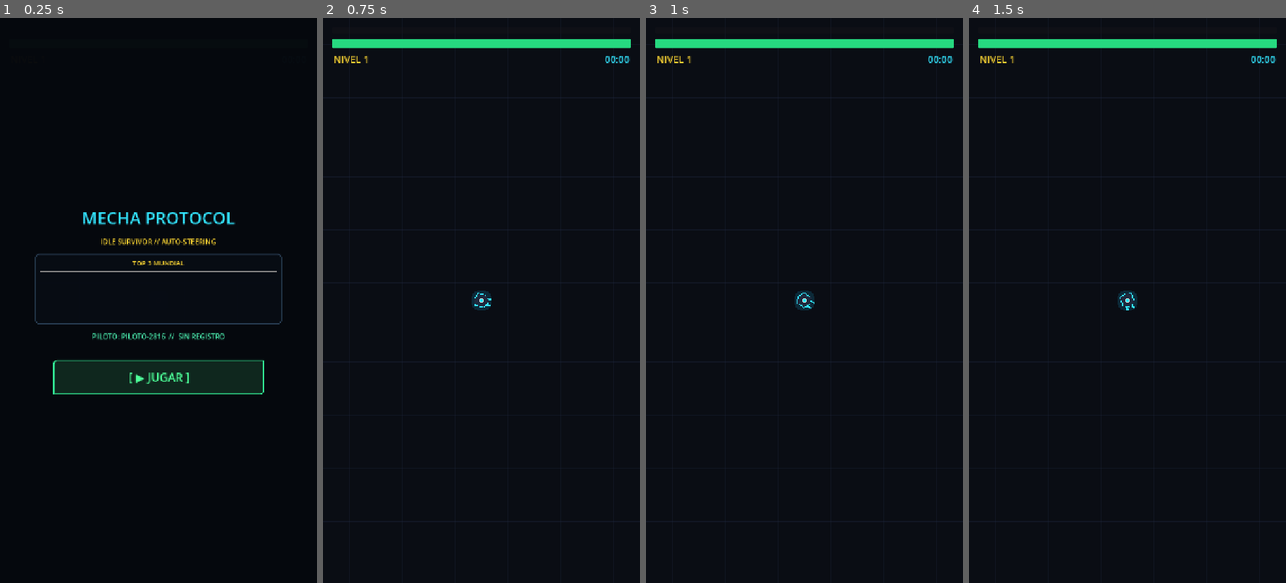
Above: before the commit, frames 1-4 (left to right).
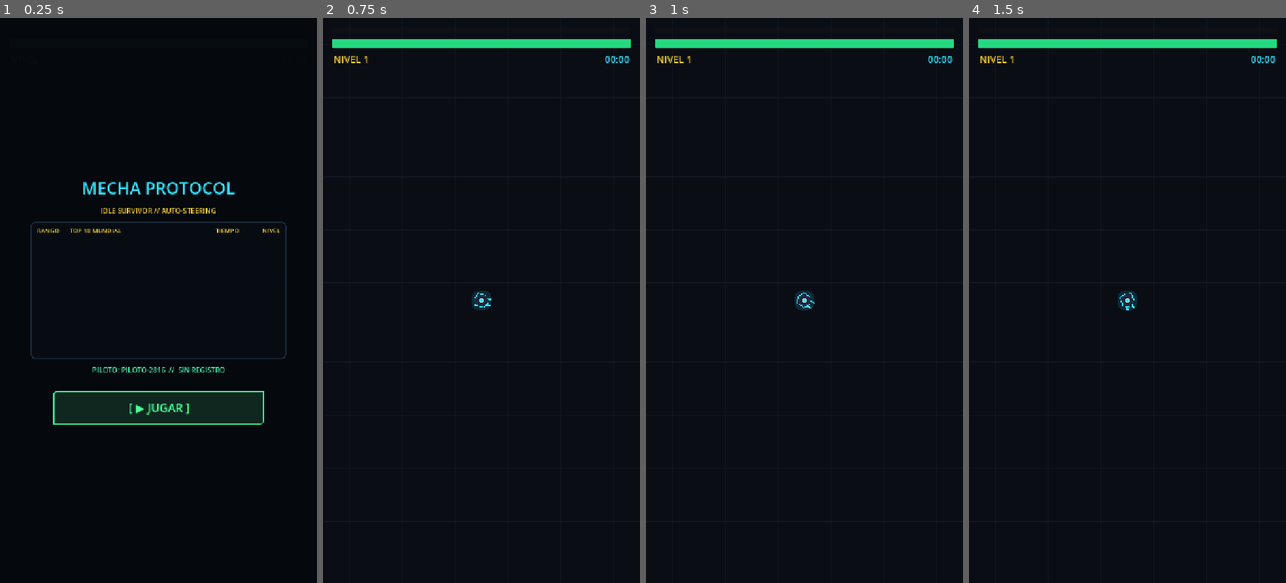
Above: after the commit, the same moments.

Repository: jonathanduranr/mecha-protocol
Game: Godot game, scene res://scenes/main.tscn
Two runs of this game, one before a commit and one after it. Both use one fixed random seed, a clock stepped at 60 frames per second and the inputs below.
Inputs (mouse positions are in pixels of both pictures, inside the frame that each line leads up to):
- Up to frame 1 (0.25 s): no input
- Up to frame 2 (0.75 s): click "[ ▶ JUGAR ]" at 0.5 s
- Up to frame 3 (1 s): no input
- Up to frame 4 (1.5 s): tap Enter at 1.25 s; move the mouse to (1197, 272) at 1.27 s; click (1197, 272) at 1.42 s

The runs differ from the first frame. In frame 1, 11% of the frame differs, in the area x 9-91%, y 29-72%; in frame 2, nothing differs; in frame 3, nothing differs; in frame 4, nothing differs.

Commit message:
feat: classic GAME OVER title, top 10 on start & game over with gold silver bronze medals

Diff:
--- a/scenes/ui/hud.tscn
+++ b/scenes/ui/hud.tscn
@@ -221,8 +221,8 @@
 [node name="TitleLabel" type="Label" parent="GameOverPanel/CenterContainer/VBoxContainer"]
 layout_mode = 2
 theme_override_colors/font_color = Color(1, 0.2, 0.35, 1)
-theme_override_font_sizes/font_size = 32
-text = "// SISTEMA CRÍTICO //"
+theme_override_font_sizes/font_size = 40
+text = "GAME OVER"
 horizontal_alignment = 1
 
 [node name="SubTitleLabel" type="Label" parent="GameOverPanel/CenterContainer/VBoxContainer"]
@@ -276,7 +276,7 @@
 horizontal_alignment = 1
 
 [node name="LeaderboardPanel" type="PanelContainer" parent="GameOverPanel/CenterContainer/VBoxContainer"]
-custom_minimum_size = Vector2(580, 270)
+custom_minimum_size = Vector2(580, 310)
 layout_mode = 2
 theme_override_styles/panel = SubResource("StyleBoxFlat_board")
 
@@ -288,7 +288,7 @@
 layout_mode = 2
 
 [node name="H_Rank" type="Label" parent="GameOverPanel/CenterContainer/VBoxContainer/LeaderboardPanel/BoardVBox/BoardHeader"]
-custom_minimum_size = Vector2(65, 0)
+custom_minimum_size = Vector2(70, 0)
 layout_mode = 2
 theme_override_colors/font_color = Color(1, 0.85, 0.2, 1)
 theme_override_font_sizes/font_size = 14
@@ -350,7 +350,7 @@
 
 [node name="VBoxContainer" type="VBoxContainer" parent="StartPanel/CenterContainer"]
 layout_mode = 2
-theme_override_constants/separation = 16
+theme_override_constants/separation = 14
 
 [node name="TitleLabel" type="Label" parent="StartPanel/CenterContainer/VBoxContainer"]
 layout_mode = 2
@@ -367,27 +367,53 @@
 horizontal_alignment = 1
 
 [node name="LeaderboardPanel" type="PanelContainer" parent="StartPanel/CenterContainer/VBoxContainer"]
-custom_minimum_size = Vector2(560, 160)
+custom_minimum_size = Vector2(580, 310)
 layout_mode = 2
 theme_override_styles/panel = SubResource("StyleBoxFlat_board")
 
 [node name="BoardVBox" type="VBoxContainer" parent="StartPanel/CenterContainer/VBoxContainer/LeaderboardPanel"]
 layout_mode = 2
-theme_override_constants/separation = 6
-
-[node name="HeaderLabel" type="Label" parent="StartPanel/CenterContainer/VBoxContainer/LeaderboardPanel/BoardVBox"]
-layout_mode = 2
-theme_override_colors/font_color = Color(1, 0.85, 0.2, 1)
-theme_override_font_sizes/font_size = 15
-text = "TOP 3 MUNDIAL"
-horizontal_alignment = 1
+theme_override_constants/separation = 4
+
+[node name="BoardHeader" type="HBoxContainer" parent="StartPanel/CenterContainer/VBoxContainer/LeaderboardPanel/BoardVBox"]
+layout_mode = 2
+
+[node name="H_Rank" type="Label" parent="StartPanel/CenterContainer/VBoxContainer/LeaderboardPanel/BoardVBox/BoardHeader"]
+custom_minimum_size = Vector2(70, 0)
+layout_mode = 2
+theme_override_colors/font_color = Color(1, 0.85, 0.2, 1)
+theme_override_font_sizes/font_size = 14
+text = "RANGO"
+
+[node name="H_Name" type="Label" parent="StartPanel/CenterContainer/VBoxContainer/LeaderboardPanel/BoardVBox/BoardHeader"]
+layout_mode = 2
+size_flags_horizontal = 3
+theme_override_colors/font_color = Color(1, 0.85, 0.2, 1)
+theme_override_font_sizes/font_size = 14
+text = "TOP 10 MUNDIAL"
+
+[node name="H_Time" type="Label" parent="StartPanel/CenterContainer/VBoxContainer/LeaderboardPanel/BoardVBox/BoardHeader"]
+custom_minimum_size = Vector2(90, 0)
+layout_mode = 2
+theme_override_colors/font_color = Color(1, 0.85, 0.2, 1)
+theme_override_font_sizes/font_size = 14
+text = "TIEMPO"
+horizontal_alignment = 1
+
+[node name="H_Level" type="Label" parent="StartPanel/CenterContainer/VBoxContainer/LeaderboardPanel/BoardVBox/BoardHeader"]
+custom_minimum_size = Vector2(70, 0)
+layout_mode = 2
+theme_override_colors/font_color = Color(1, 0.85, 0.2, 1)
+theme_override_font_sizes/font_size = 14
+text = "NIVEL"
+horizontal_alignment = 2
 
 [node name="HSeparator" type="HSeparator" parent="StartPanel/CenterContainer/VBoxContainer/LeaderboardPanel/BoardVBox"]
 layout_mode = 2
 
 [node name="StartRowsContainer" type="VBoxContainer" parent="StartPanel/CenterContainer/VBoxContainer/LeaderboardPanel/BoardVBox"]
 layout_mode = 2
-theme_override_constants/separation = 5
+theme_override_constants/separation = 3
 
 [node name="PersonalBestLabel" type="Label" parent="StartPanel/CenterContainer/VBoxContainer"]
 layout_mode = 2
@@ -397,11 +423,11 @@
 horizontal_alignment = 1
 
 [node name="Spacer" type="Control" parent="StartPanel/CenterContainer/VBoxContainer"]
-custom_minimum_size = Vector2(0, 10)
+custom_minimum_size = Vector2(0, 8)
 layout_mode = 2
 
 [node name="StartButton" type="Button" parent="StartPanel/CenterContainer/VBoxContainer"]
-custom_minimum_size = Vector2(480, 78)
+custom_minimum_size = Vector2(480, 76)
 layout_mode = 2
 size_flags_horizontal = 4
 theme_override_styles/normal = SubResource("StyleBoxFlat_btn_start")
--- a/scripts/hud.gd
+++ b/scripts/hud.gd
@@ -5,6 +5,10 @@
 const API_BASE_URL: String = "https://mecha-leaderboard.jonathanduran.workers.dev"
 const SAVE_PATH: String = "user://pilot_profile.json"
 const SECRET_SALT: String = "mp_cyber_core_sig_99x8172b"
+
+const MEDAL_GOLD := preload("res://assets/ui/medal_gold.png")
+const MEDAL_SILVER := preload("res://assets/ui/medal_silver.png")
+const MEDAL_BRONZE := preload("res://assets/ui/medal_bronze.png")
 
 @onready var health_bar: ProgressBar = $TopBar/HealthBar
 @onready var xp_bar: ProgressBar = $TopBar/XPBar
@@ -320,10 +324,10 @@
 	status_label.add_theme_color_override("font_color", Color(1.0, 0.5, 0.4))
 
 func render_leaderboard(all_rows: Array) -> void:
-	# Podio de inicio: Top 3
-	populate_board_container(start_rows_container, all_rows, 3)
-	# Tabla de Game Over: Top 7
-	populate_board_container(rows_container, all_rows, 7)
+	# Podio de inicio: Top 10
+	populate_board_container(start_rows_container, all_rows, 10)
+	# Tabla de Game Over: Top 10
+	populate_board_container(rows_container, all_rows, 10)
 
 	# Verificar si el usuario figura en la lista para actualizar su récord
 	for i in range(all_rows.size()):
@@ -368,27 +372,44 @@
 
 		var row_hbox := HBoxContainer.new()
 		row_hbox.custom_minimum_size = Vector2(0, 24)
+		row_hbox.add_theme_constant_override("separation", 4)
+
+		# Contenedor de Rango con Medalla para Top 3
+		var rank_box := HBoxContainer.new()
+		rank_box.custom_minimum_size = Vector2(70, 0)
+		rank_box.add_theme_constant_override("separation", 4)
+
+		var medal_rect := TextureRect.new()
+		medal_rect.custom_minimum_size = Vector2(18, 18)
+		medal_rect.size_flags_vertical = Control.SIZE_SHRINK_CENTER
+		medal_rect.stretch_mode = TextureRect.STRETCH_KEEP_ASPECT_CENTERED
 
 		var rank_lbl := Label.new()
-		rank_lbl.custom_minimum_size = Vector2(55, 0)
 		var rank_text := ""
 		var rank_color := Color(0.65, 0.72, 0.82)
 
 		if rank_num == 1:
+			medal_rect.texture = MEDAL_GOLD
 			rank_text = "#1"
 			rank_color = Color(1.0, 0.85, 0.2)
 		elif rank_num == 2:
+			medal_rect.texture = MEDAL_SILVER
 			rank_text = "#2"
-			rank_color = Color(0.85, 0.9, 0.98)
+			rank_color = Color(0.88, 0.92, 0.98)
 		elif rank_num == 3:
+			medal_rect.texture = MEDAL_BRONZE
 			rank_text = "#3"
-			rank_color = Color(1.0, 0.62, 0.35)
+			rank_color = Color(1.0, 0.65, 0.35)
 		else:
-			rank_text = " %d." % rank_num
+			medal_rect.modulate = Color(1, 1, 1, 0) # Mantiene el mismo ancho sin mostrar medalla
+			rank_text = "%2d." % rank_num
 
 		rank_lbl.text = rank_text
 		rank_lbl.add_theme_font_size_override("font_size", 14)
 		rank_lbl.add_theme_color_override("font_color", rank_color)
+
+		rank_box.add_child(medal_rect)
+		rank_box.add_child(rank_lbl)
 
 		var name_lbl := Label.new()
 		name_lbl.size_flags_horizontal = Control.SIZE_EXPAND_FILL
@@ -420,7 +441,7 @@
 			time_lbl.add_theme_color_override("font_color", muted)
 			lvl_lbl.add_theme_color_override("font_color", muted)
 
-		row_hbox.add_child(rank_lbl)
+		row_hbox.add_child(rank_box)
 		row_hbox.add_child(name_lbl)
 		row_hbox.add_child(time_lbl)
 		row_hbox.add_child(lvl_lbl)
Binary file added: assets/ui/medal_bronze.png
Not shown, added: assets/ui/medal_bronze.png.import
Binary file added: assets/ui/medal_gold.png
Not shown, added: assets/ui/medal_gold.png.import
Binary file added: assets/ui/medal_silver.png
Not shown, added: assets/ui/medal_silver.png.import
Not shown, changed: builds/web/index.html
Not shown, changed: builds/web/index.pck
